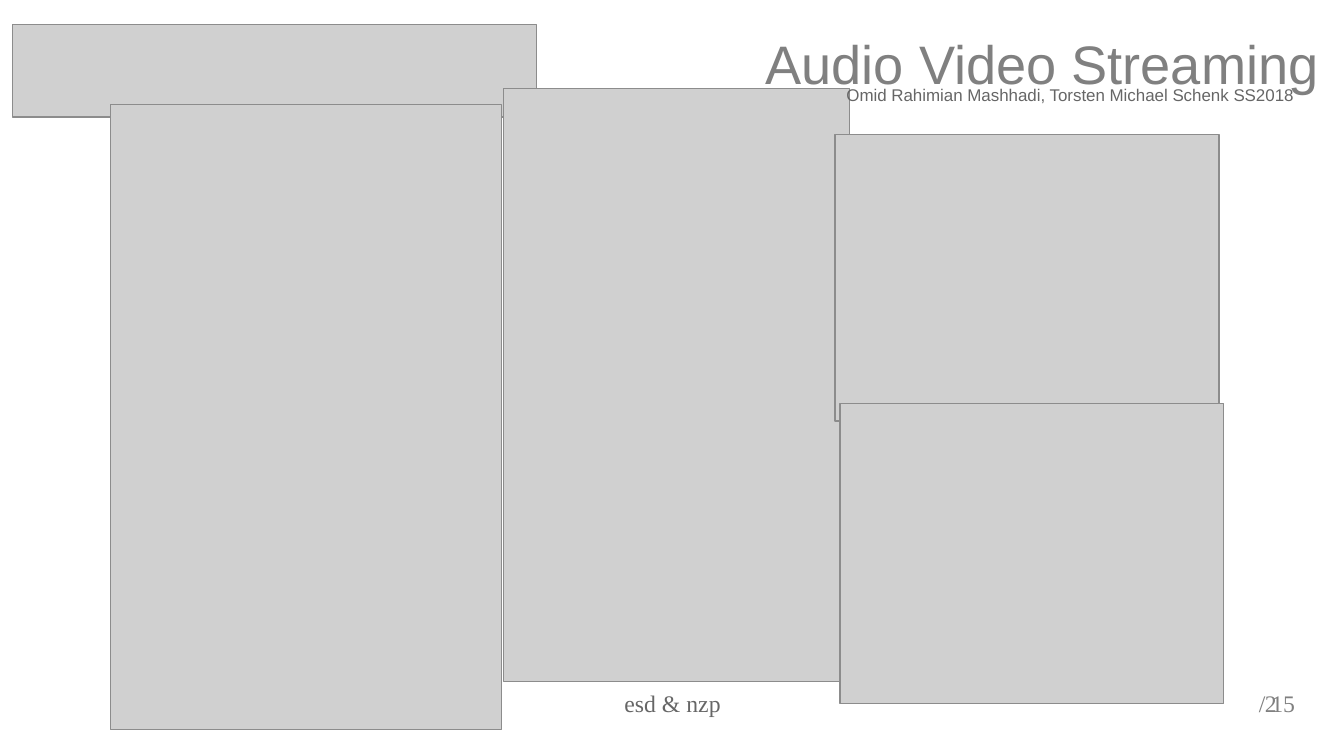
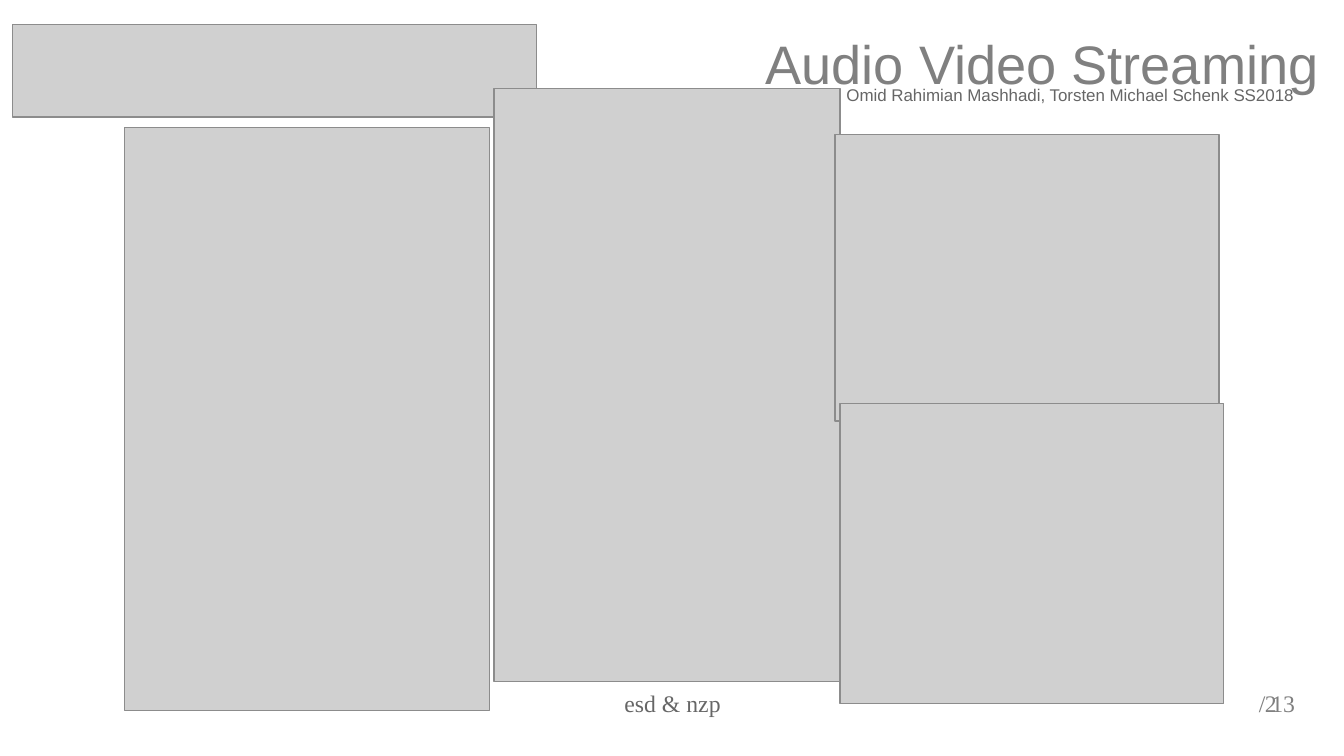
Before and after one commit to torstenschenk/beuth-avatar-ss2018, a slide deck: slide 2 of Presentation/Projekt/AVstreaming-Gruppe-15.odp. Drawn at 1344x756 pixels with LibreOffice and Linux fonts; fonts in the diff are those of the drawing; grey boxes stand for pictures. Boxes give left, top, right and bottom in pixels: in the first picture for what was removed or moved away, otherwise in the second. Text is boxed around its words. In the diff, an @@ line names an element or a change of style, - is before the commit and + after.

Commit message:
layout

```diff
--- a/Presentation/Projekt/AVstreaming-Gruppe-15.odp
+++ b/Presentation/Projekt/AVstreaming-Gruppe-15.odp
@@ picture: place and size @@
-picture at <box>504,89,850,682</box>
+picture at <box>494,89,840,682</box>
@@ picture: place and size @@
-picture at <box>111,105,502,731</box>
+picture at <box>124,127,489,710</box>
@@ text at <box>1271,696,1295,712</box>: text changed @@
-/ 15
+/ 13
```
Also in this commit, not shown: 11 other slides changed, 2 slides removed.
